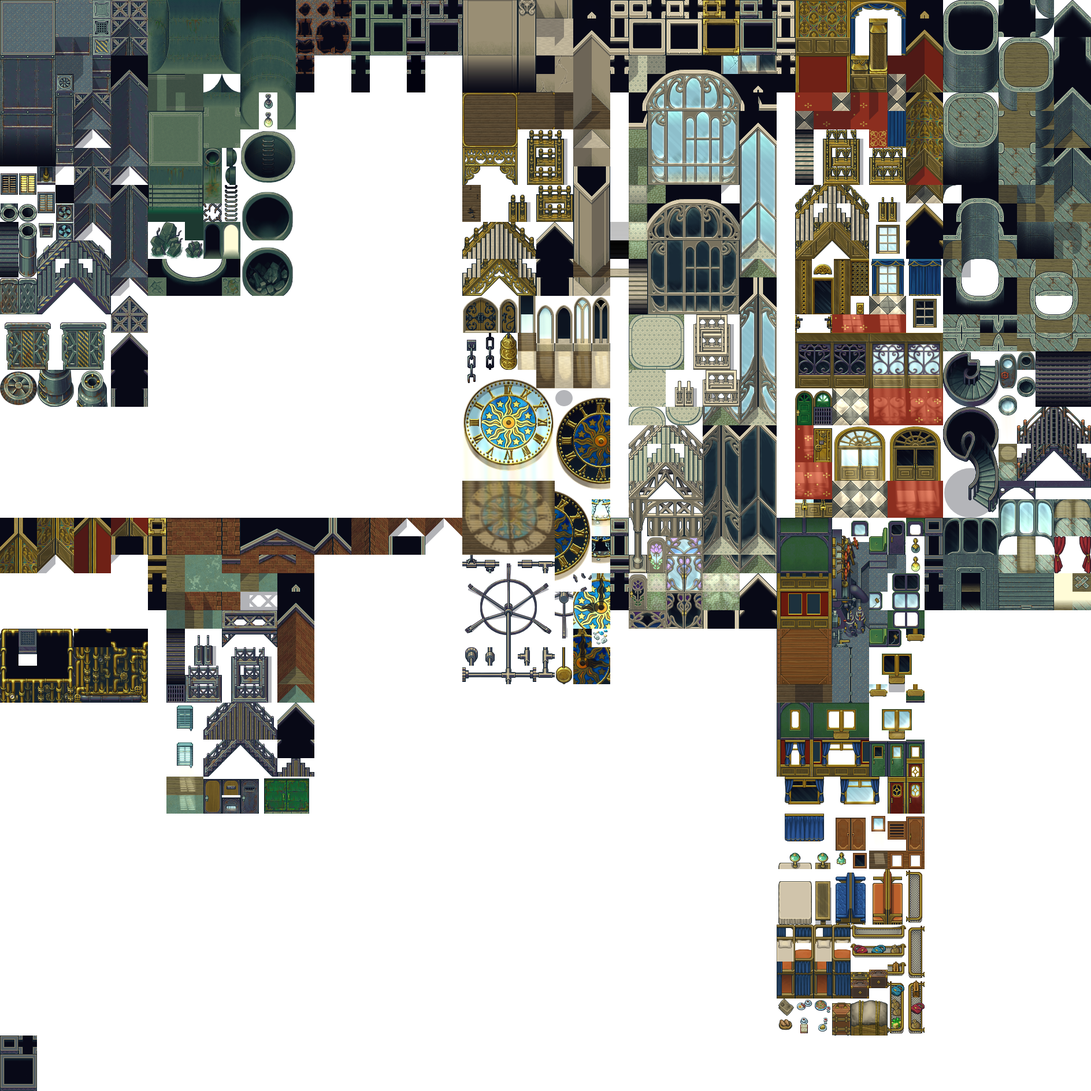
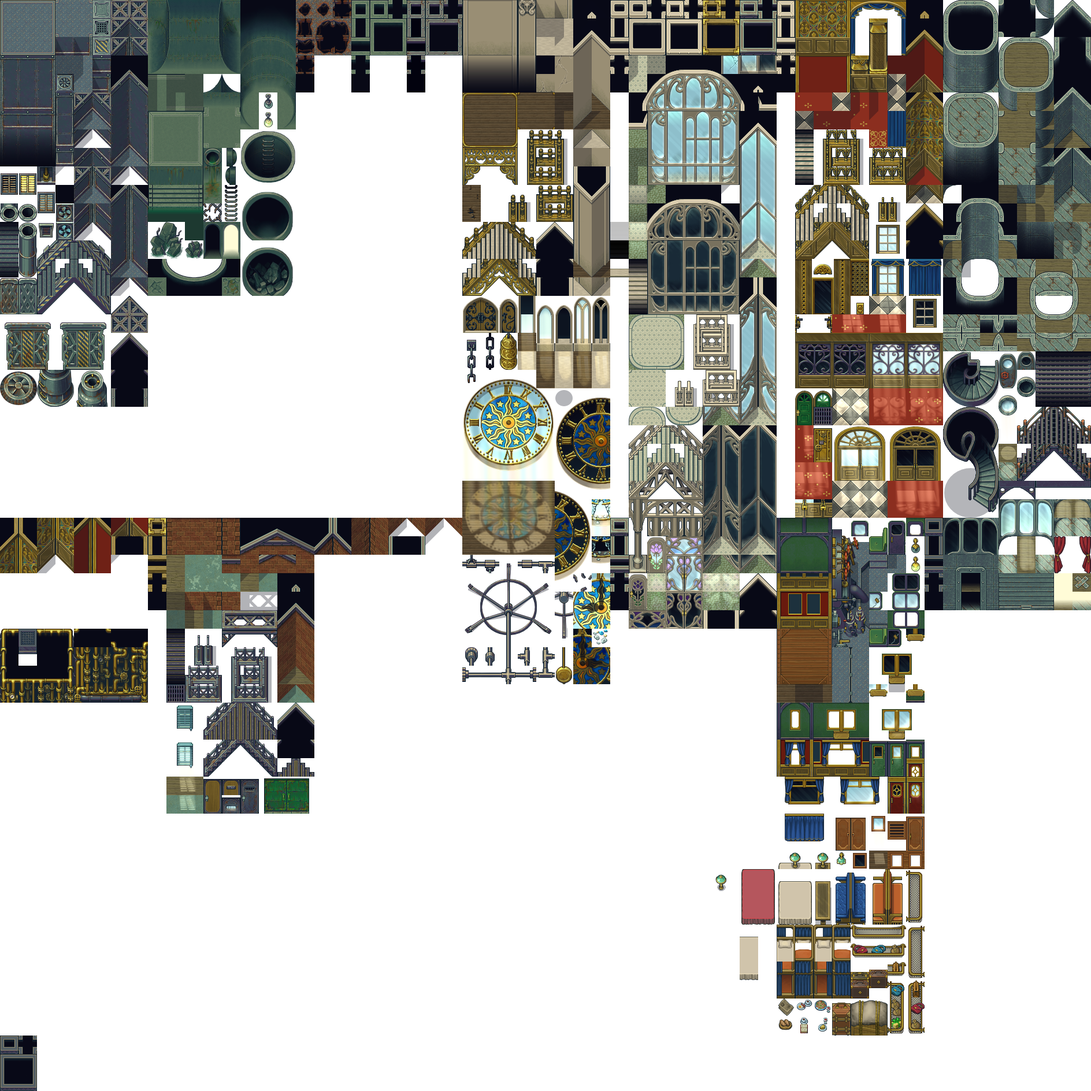
Before/after of a 1091x1091 layered artwork. What changed in the layer stack:
painted on "Interior-2.png" over <box>715,852,801,981</box>
